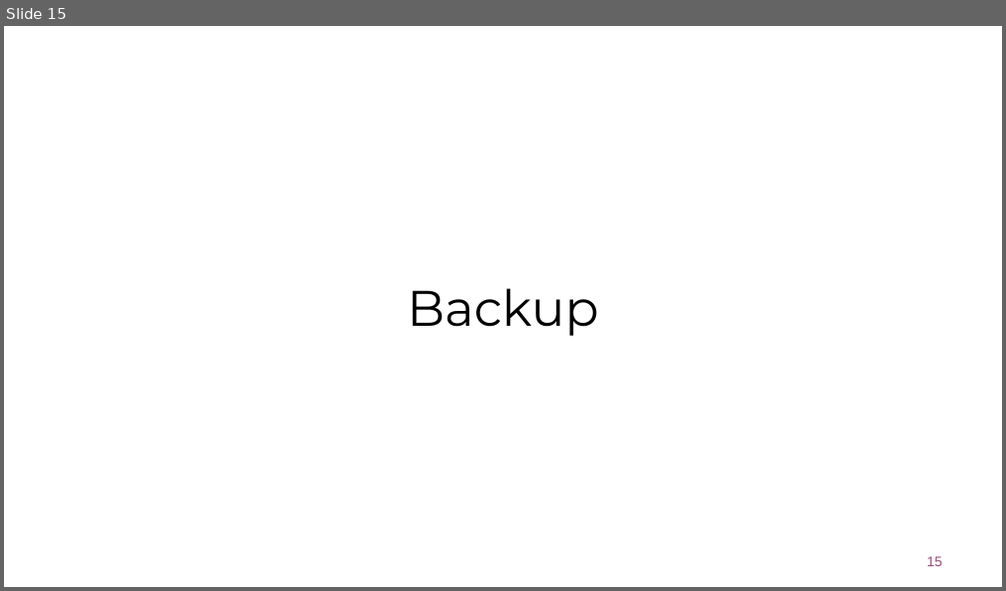
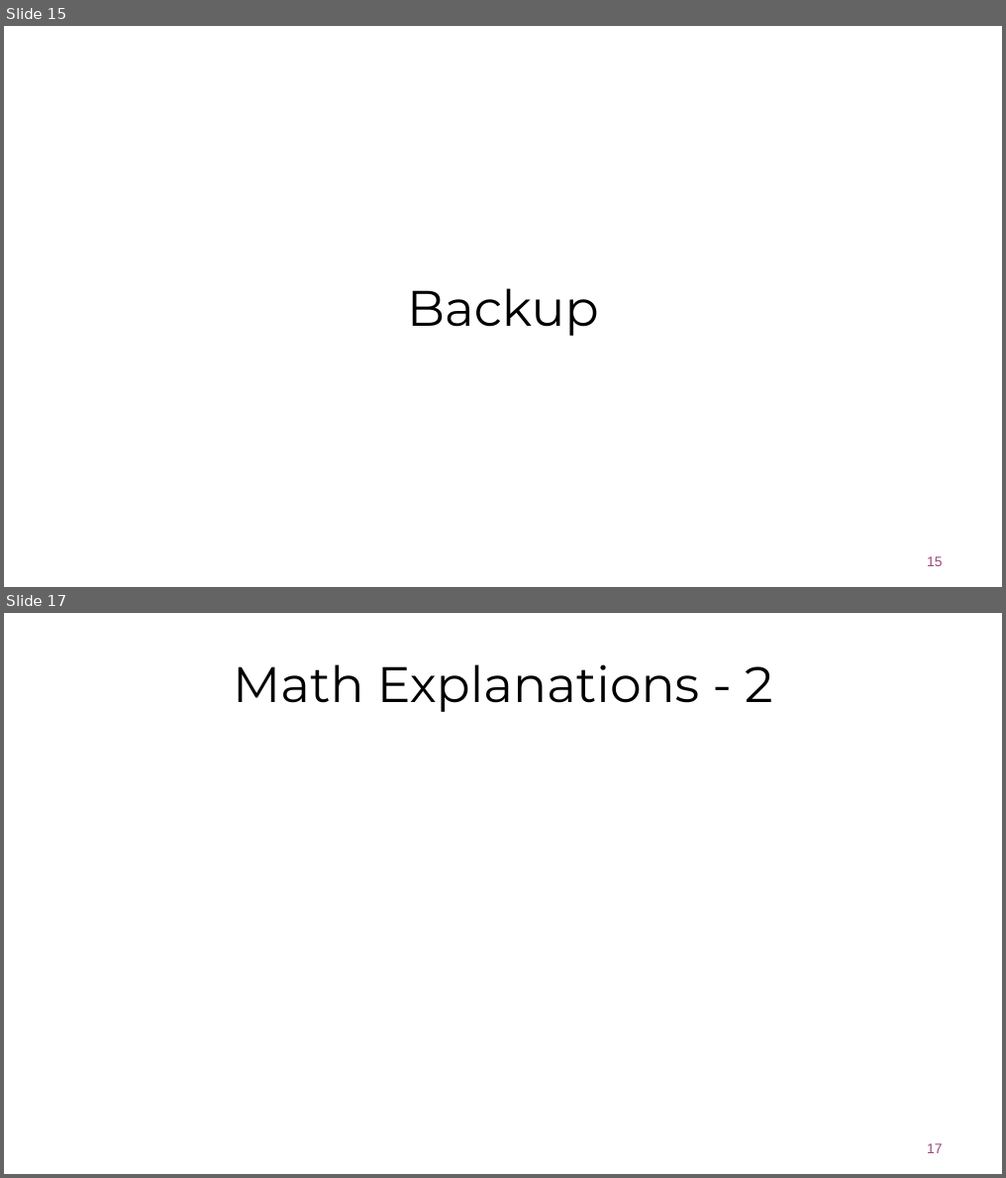
Before and after one commit to GiovanniFilomeno/Direct_Preference_Learning_LLM_Thesis, a slide deck: Presentation/DPO-Filomeno.pptx. Shown one above the other, each under a label of ours: slide 15 before the commit, slides 15 and 17 after it; the slides between them are not shown. The pictures are 1006x591 and 1006x1178 pixels, drawn with LibreOffice and Linux fonts; fonts in the diff are those of the drawing; grey boxes stand for pictures; background and template pictures are left out. Boxes give left, top, right and bottom in pixels: in the first picture for what was removed or moved away, otherwise in the second. Text is boxed around its words. In the diff, an @@ line names an element or a change of style, - is before the commit and + after.

```diff
--- a/Presentation/DPO-Filomeno.pptx
+++ b/Presentation/DPO-Filomeno.pptx
@@ slide 17 added at (4,613,1002,1174), background #FFFFFF @@
@@ title added at (233,664,773,712), 36 pt, text #000000 @@
+Math Explanations - 2
@@ page number added at (927,1144,943,1154), 10 pt, text #9C477B @@
+17
```
Also in this commit, not shown: 1 slide changed, 2 other slides added, 1 slide removed, 3 other files.
